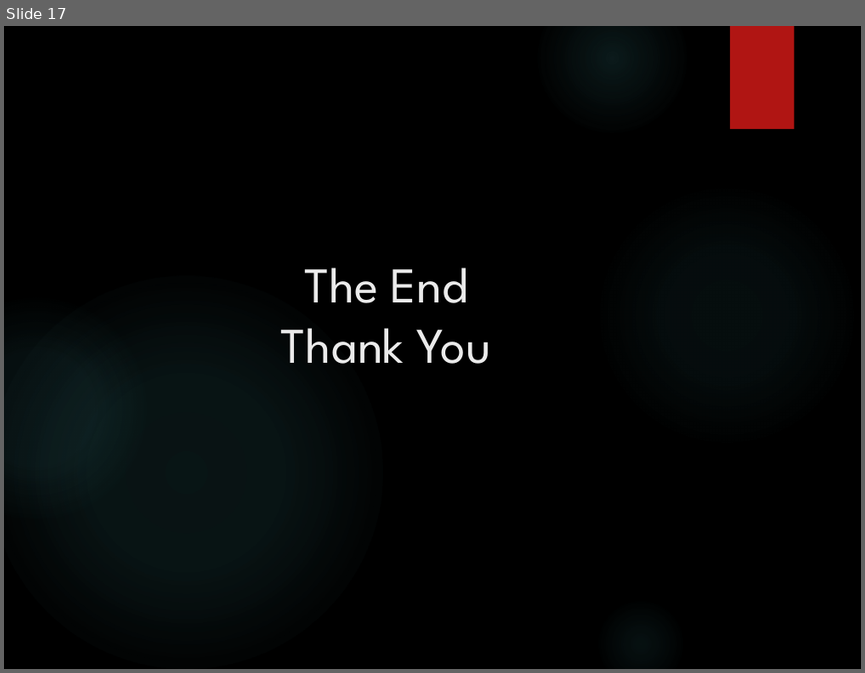
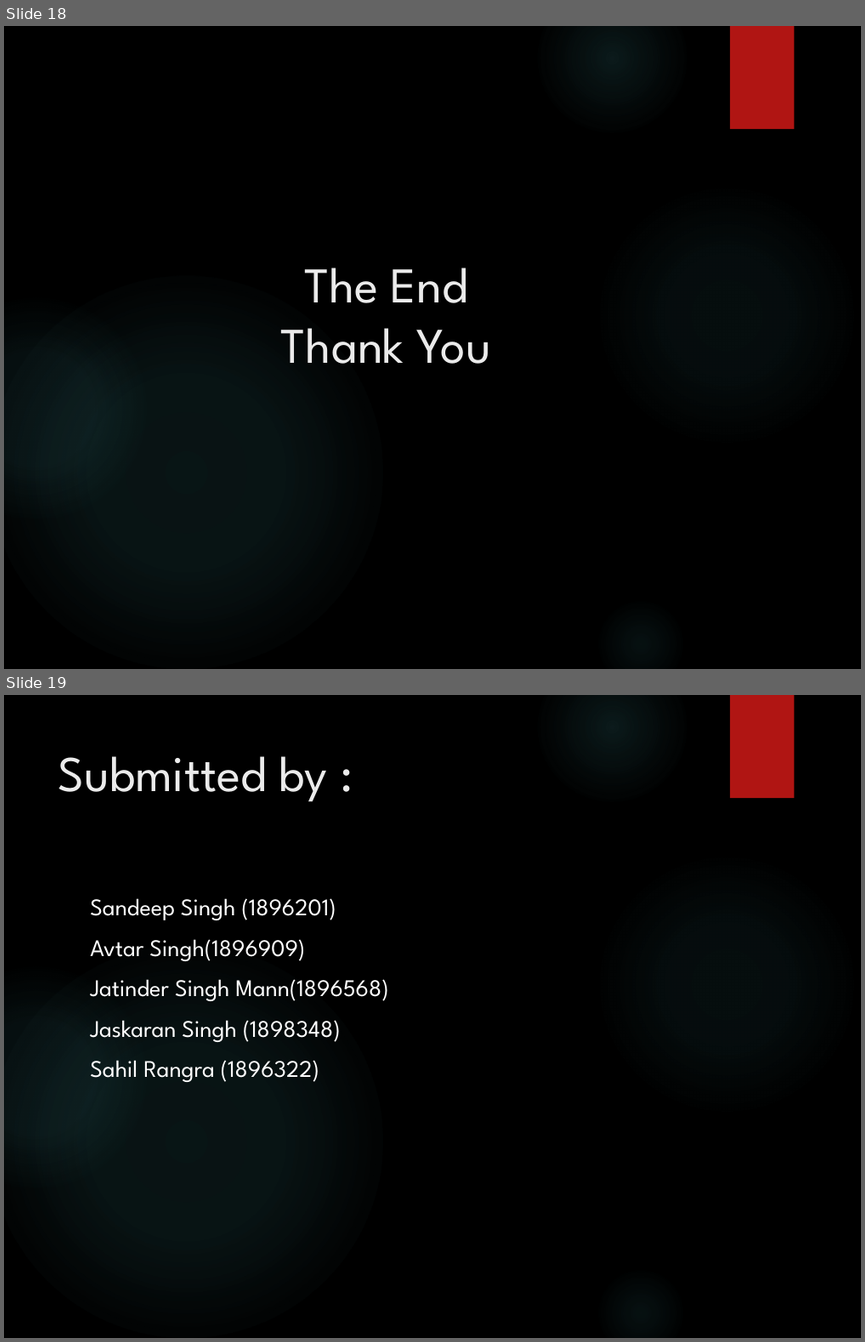
Before and after one commit to avtargill/School-Cegep, a slide deck: PPT_School_App.pptx. Shown one above the other, each under a label of ours: slide 17 before the commit, slides 18 and 19 after it. The pictures are 865x673 and 865x1342 pixels, drawn with LibreOffice and Linux fonts; fonts in the diff are those of the drawing; background and template pictures are left out. Boxes give left, top, right and bottom in pixels: in the first picture for what was removed or moved away, otherwise in the second. Text is boxed around its words. In the diff, an @@ line names an element or a change of style, - is before the commit and + after.

```diff
--- a/PPT_School_App.pptx
+++ b/PPT_School_App.pptx
@@ slide 19 added at (4,695,861,1338), background picture (left out); not listed: 6 template elements that a slide beside it also shows @@
@@ title added at (58,756,327,802), 42 pt, text #EBEBEB @@
+Submitted by :
@@ text added at (90,898,389,1082), 20 pt, text #FFFFFF @@
+Sandeep Singh (1896201)
+Avtar Singh(1896909)
+Jatinder Singh Mann(1896568)
+Jaskaran Singh (1898348)
+Sahil Rangra (1896322)
@@ what was slide 17 is now slide 18 @@
```
Also in this commit, not shown: 1 other slide added.
